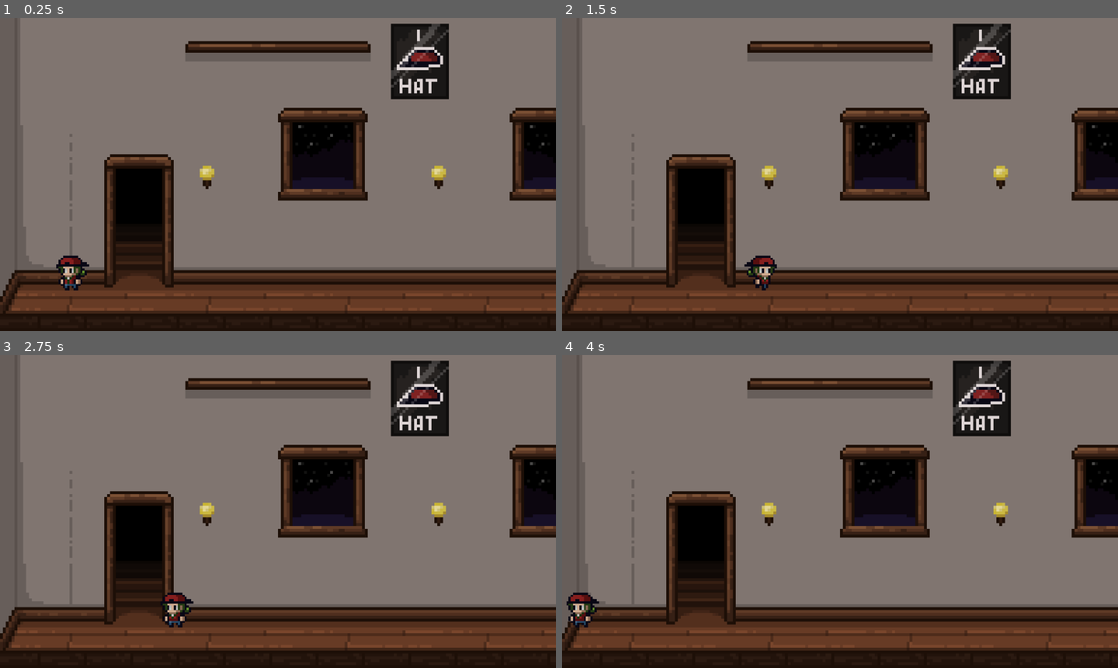
Above: before the commit, frames 1-4 (two rows, left to right).
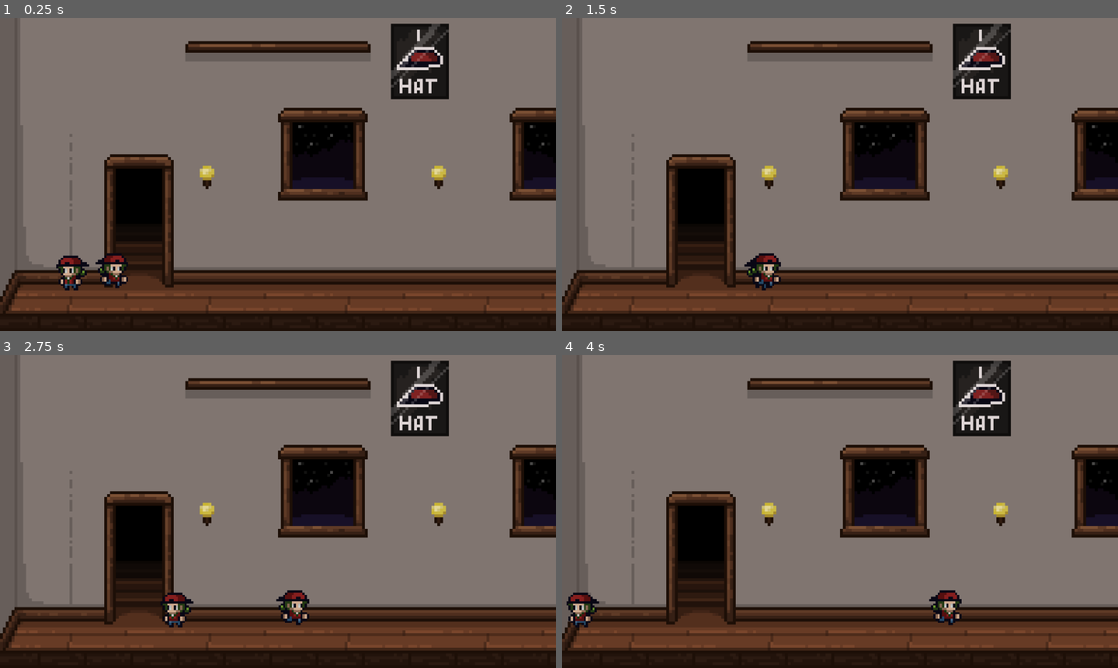
Above: after the commit, the same moments.

Repository: Sleeping-Robot-Games/Hat-Trick
Game: Godot game, scene res://scenes/game.tscn
Same seed, same stepped clock (60 frames per second), same inputs: the game is played once before the commit and once after it. This scene is started directly instead of the project's main scene.
Inputs:
- Up to frame 1 (0.25 s): no input
- Up to frame 2 (1.5 s): hold Right (ui_right) from 0.53 s (still down)
- Up to frame 3 (2.75 s): release Right (ui_right) at 2.03 s; hold Left (ui_left) from 2.03 s (still down)
- Up to frame 4 (4 s): keep holding Left (ui_left)

The runs differ from the first frame. In frame 1, 0.4% of the frame differs, in the area x 17-23%, y 75-87%; in frame 2, 0.4%; in frame 3, 0.4%; in frame 4, 0.4%, in the area x 66-72%, y 75-87%.
Error before the commit: Invalid call. Nonexistent function 'get_progress' in base 'Node2D'. (res://scenes/npc.gd:24)

Commit message:
NPC now walks randomly between the coordinates of the edges of the map

Diff:
--- a/scenes/npc.gd
+++ /dev/null
@@ -1,24 +0,0 @@
-extends CharacterBody2D
-const speed = 20
-@onready var anim_player = $AnimationPlayer
-
-var last_position = int(self.global_position.x) # starting position
-
-func _ready():
-	pass
-func _physics_process(delta):
-
-	var current_position = self.global_position.x
-	if current_position <= last_position:
-		move_npc(delta)
-		$AnimationPlayer.play("player/walk_left")
-	elif current_position > last_position:
-		move_npc(delta)
-		$AnimationPlayer.play("player/walk_right")
-	else:
-		pass
-
-	last_position = current_position
-
-func move_npc(delta):
-	get_parent().set_progress(get_parent().get_progress() + (speed * delta))
--- a/scenes/npc.tscn
+++ b/scenes/npc.tscn
@@ -1,6 +1,6 @@
 [gd_scene load_steps=5 format=3 uid="uid://bdrfler07o685"]
 
-[ext_resource type="Script" path="res://scenes/npc.gd" id="1_qllc0"]
+[ext_resource type="Script" path="res://scripts/npc.gd" id="1_krb1d"]
 [ext_resource type="PackedScene" uid="uid://b122j6j8bxdt8" path="res://scenes/sprite_holder.tscn" id="1_wjy8m"]
 [ext_resource type="AnimationLibrary" uid="uid://dbbrrvxcsp7rq" path="res://player_animations.res" id="2_85d04"]
 
@@ -11,7 +11,8 @@
 [node name="NPC" type="CharacterBody2D"]
 scale = Vector2(2, 2)
 collision_layer = 2
-script = ExtResource("1_qllc0")
+collision_mask = 2
+script = ExtResource("1_krb1d")
 
 [node name="CollisionShape2D" type="CollisionShape2D" parent="."]
 position = Vector2(0, 7)
@@ -19,6 +20,9 @@
 
 [node name="SpriteHolder" parent="." instance=ExtResource("1_wjy8m")]
 
+[node name="Timer" type="Timer" parent="SpriteHolder"]
+one_shot = true
+
 [node name="AnimationPlayer" type="AnimationPlayer" parent="."]
 libraries = {
 "player": ExtResource("2_85d04")
--- /dev/null
+++ b/scripts/npc.gd
@@ -0,0 +1,30 @@
+extends CharacterBody2D
+
+var speed = 100
+var start_pos = Vector2(128, 436)
+var end_pos = Vector2(1875, 436)
+var target_pos = start_pos
+@onready var anim_npc = $AnimationPlayer
+
+func _ready():
+	global_position = start_pos
+	set_new_target()
+
+func _physics_process(delta):
+	var move_direction = (target_pos - global_position).normalized()
+	var movement = move_direction * speed * delta
+	move_and_collide(movement)
+
+	# Play the correct walking animation based on the direction
+	if move_direction.x < 0:
+		anim_npc.play("player/walk_left")
+	elif move_direction.x > 0:
+		anim_npc.play("player/walk_right")
+
+	# Check if the character is close enough to the target position
+	if global_position.distance_to(target_pos) < 10:
+		set_new_target()
+
+func set_new_target():
+	target_pos.x = randf_range(start_pos.x, end_pos.x)
+	target_pos.y = 436
